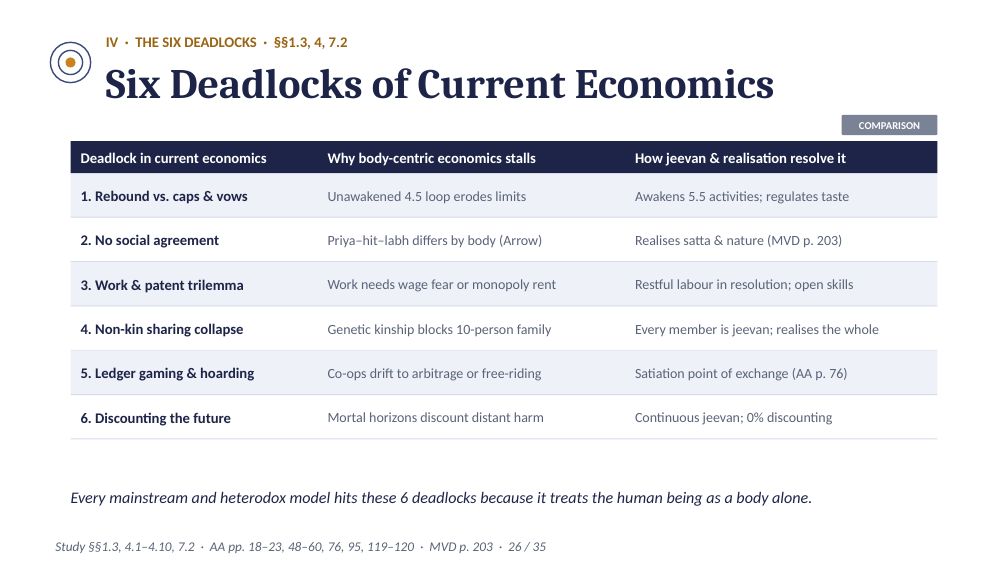
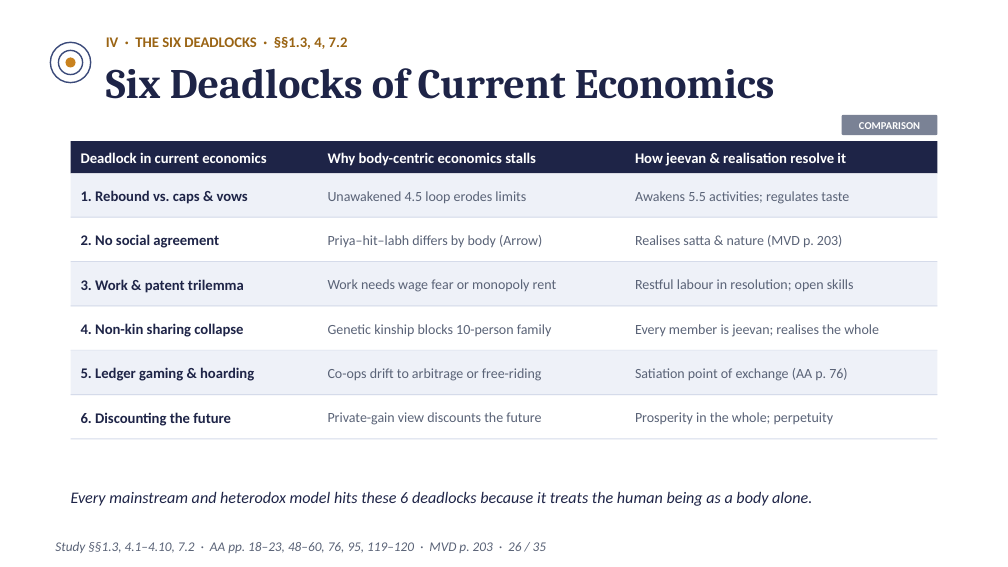
Before and after one commit to raghavamohan/AnalyticMadhyasthDarshan, a slide deck: slide 26 of Studies/Prosperity-Economics-And-Right-Use/Prosperity-Economics-And-Right-Use-Madhyasth-Darshan.pptx. Drawn at 1008x567 pixels with LibreOffice and Linux fonts; fonts in the diff are those of the drawing. Boxes give left, top, right and bottom in pixels: in the first picture for what was removed or moved away, otherwise in the second. Text is boxed around its words. In the diff, an @@ line names an element or a change of style, - is before the commit and + after.

Commit message:
Clarify intergenerational ecology via prosperity in the whole and human perpetuity

```diff
--- a/Studies/Prosperity-Economics-And-Right-Use/Prosperity-Economics-And-Right-Use-Madhyasth-Darshan.pptx
+++ b/Studies/Prosperity-Economics-And-Right-Use/Prosperity-Economics-And-Right-Use-Madhyasth-Darshan.pptx
@@ text at (328, 412, 541, 425): text changed @@
-Mortal horizons discount distant harm
+Private-gain view discounts the future
@@ text at (635, 412, 834, 424): text changed @@
-Continuous jeevan; 0% discounting
+Prosperity in the whole; perpetuity
```
Also in this commit, not shown: 1 other slide changed, 14 other files.
